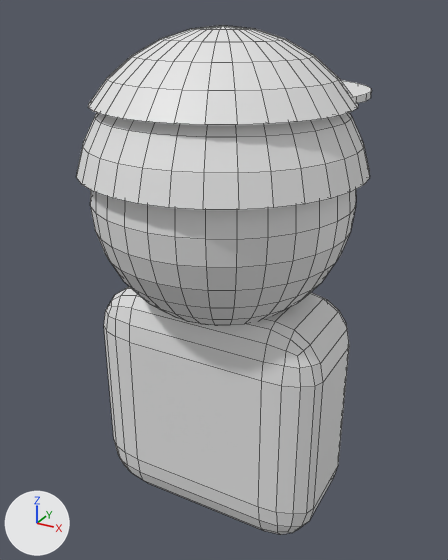
Renders of the Blender file Blender/SelfGeometry.blend from each side of a commit.
Both versions are drawn from a camera (50 mm lens) standing at (22.3, -40.4, 33.1) and looking at (-0.7, 1.4, 12.2). The lights are fixed; the arrows at lower left show +X, +Y and +Z. Mesh edges are drawn as thin lines.

The first picture shows 'Hair', 'Hat', 'Head', 'Shirt'.
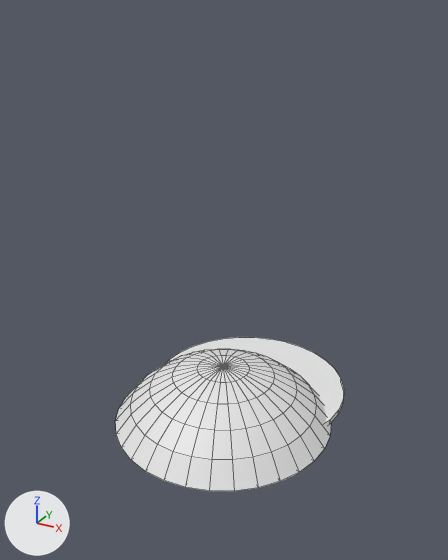
The change in detail:
Object 'Shirt' (ob_shirt) moves from (0.0, 0.0, 2.0) to (0.0, 0.0, 0.0).
Object 'Shirt' (ob_shirt) is now hidden.
Object 'Hat' (ob_hat) moves from (0.0, 5.0, 27.2) to (0.0, 5.0, 0.0).
Object 'Hair' (ob_hair) moves from (0.0, 0.0, 20.0) to (0.0, 0.0, 0.0).
Object 'Hair' (ob_hair) is now hidden.
Object 'Head' (ob_head) moves from (0.0, 0.0, 20.0) to (0.0, 0.0, 0.0).
Object 'Head' (ob_head) is now hidden.

Changed parts and their boxes (x1, y1, x2, y2) in the pictures (448 x 560 px):
'Hat', moved
    before: (88, 25, 372, 125)
    after: (115, 337, 344, 491)
'Shirt', hidden
    before: (104, 287, 349, 535)
'Head', hidden
    before: (90, 190, 356, 325)
'Hair', hidden
    before: (77, 113, 370, 210)
